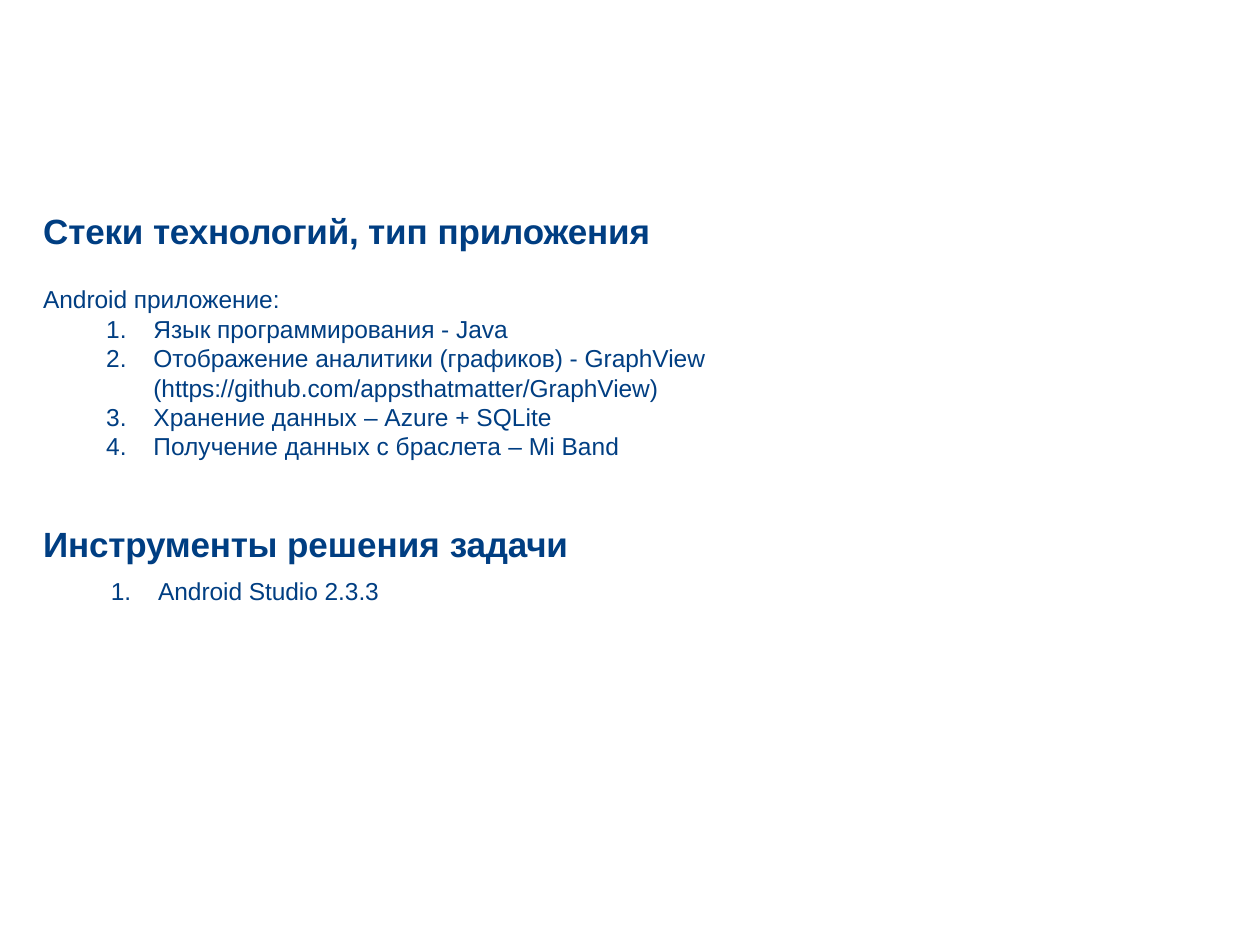
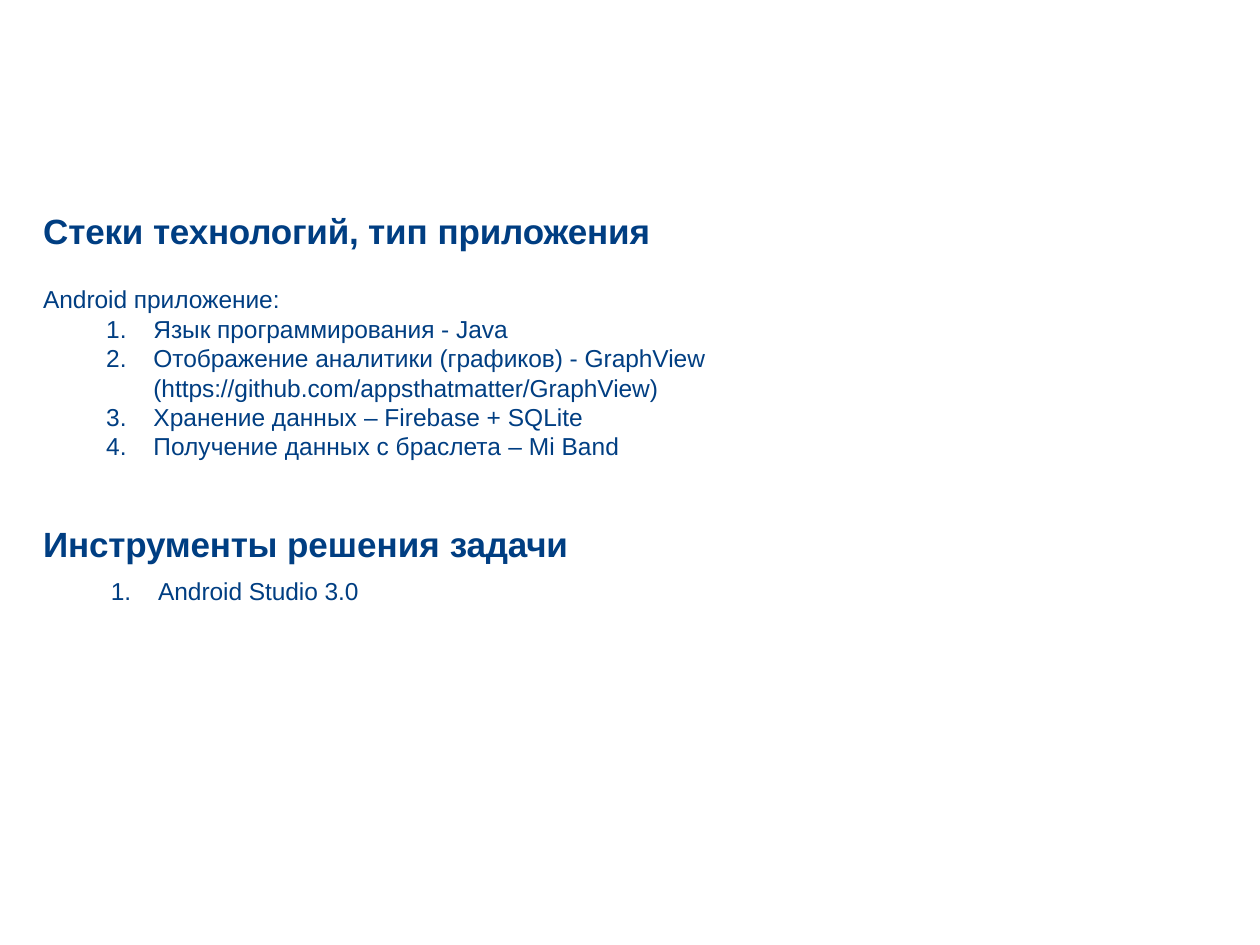
Before and after one commit to arepina/MomAndBaby, a slide deck: slide 8 of docs/Presentation.pptx. Drawn at 1260x945 pixels with LibreOffice and Linux fonts; fonts in the diff are those of the drawing; background and template pictures are left out. Boxes give left, top, right and bottom in pixels: in the first picture for what was removed or moved away, otherwise in the second. Text is boxed around its words. In the diff, an @@ line names an element or a change of style, - is before the commit and + after.

```diff
--- a/docs/Presentation.pptx
+++ b/docs/Presentation.pptx
@@ text at bbox=[153, 408, 583, 431]: text changed @@
-  3. Хранение данных – Azure + SQLite
+  3. Хранение данных – Firebase + SQLite
@@ text at bbox=[158, 582, 359, 601]: text changed @@
-  1. Android Studio 2.3.3
+  1. Android Studio 3.0
```
Also in this commit, not shown: 5 other slides changed.
